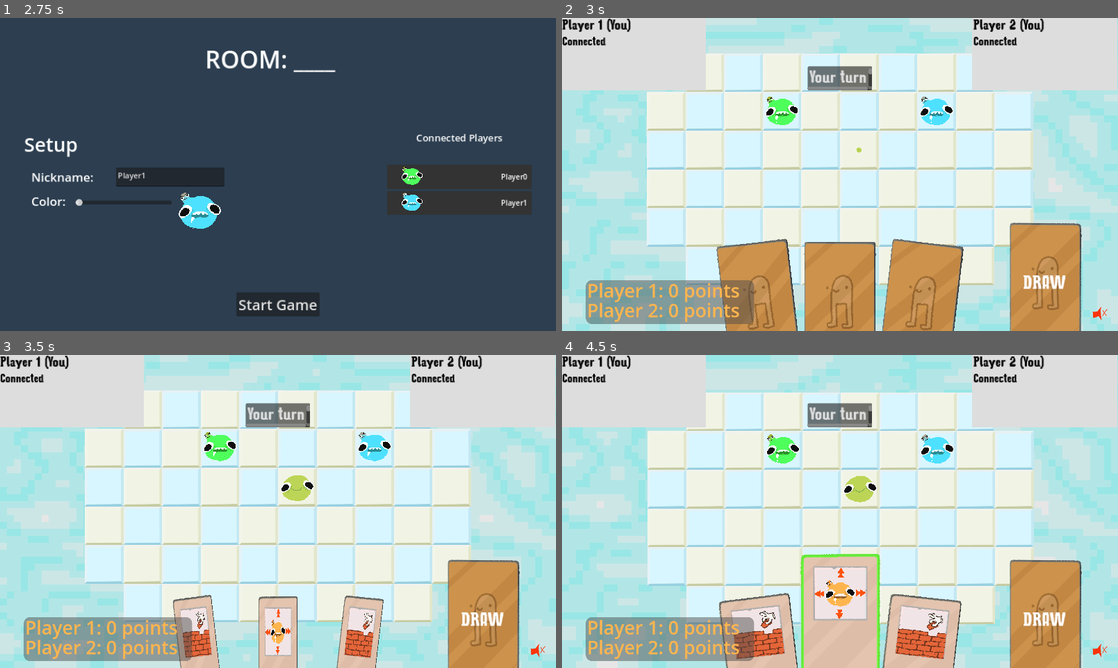
Above: before the commit, frames 1-4 (two rows, left to right).
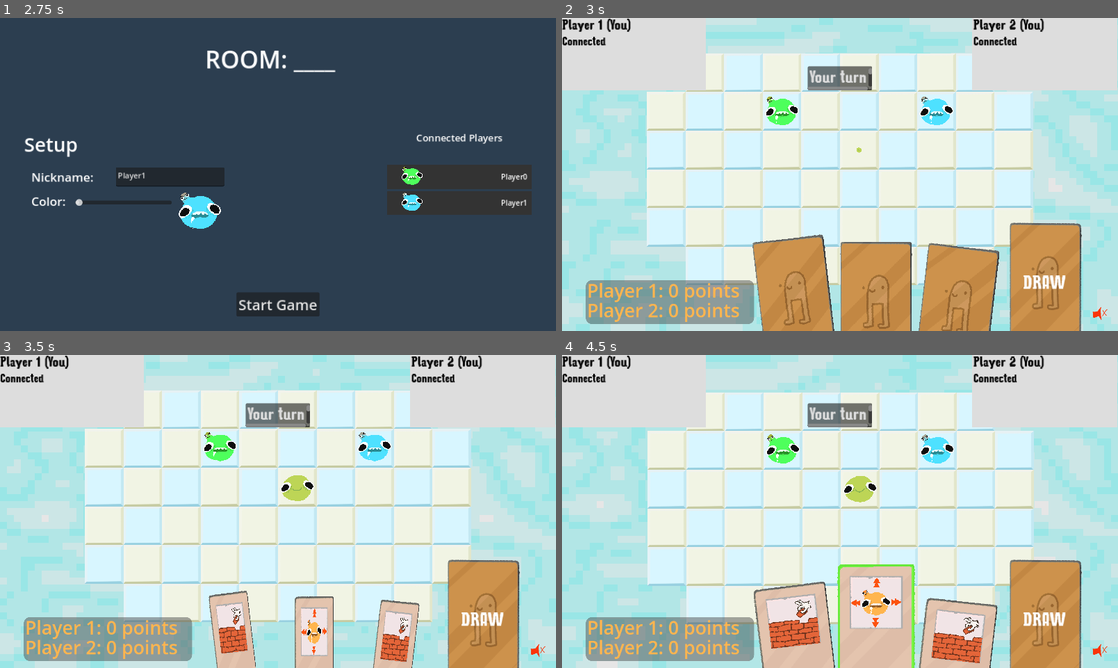
Above: after the commit, the same moments.

Repository: patator62180/GDWL_67
Game: Godot game, scene res://scenes/main/main.tscn
The game is run twice, just before and just after one commit, with the same random seed, the same clock (stepped at 60 frames per second) and the same inputs.
Inputs (mouse positions are in pixels of both pictures, inside the frame that each line leads up to):
- Up to frame 1 (2.75 s): click "[FAKE] Start as player (local)" at 0.5 s; click (322, 274) at 1.27 s; type "12" at 1.35 s; click "PLAY LOCAL" at 2 s
- Up to frame 2 (3 s): click "Start Game" at 2.75 s
- Up to frame 3 (3.5 s): no input
- Up to frame 4 (4.5 s): tap Enter (ui_accept) at 3.5 s; drag from (762, 655) to (784, 448) at 3.52 s; drag from (840, 655) to (784, 455) at 4.27 s

Frame 1 is identical in both runs. In frame 2, 7.6% of the frame differs, in the area x 27-79%, y 69-100%; in frame 3, 8.7%; in frame 4, 9.8%, in the area x 28-79%, y 63-100%.
Error before the commit: Invalid call. Nonexistent function 'can_play' in base 'Nil'. (res://scenes/background/background.gd:4)

Commit message:
Correction menu j'adore le caca miam miam miam

Diff:
--- a/scenes/background/background.gd
+++ b/scenes/background/background.gd
@@ -1,7 +1,9 @@
 extends Sprite2D
 
 func _process(delta):
-    if PlayerController.instance.can_play() and not OS.has_feature('dedicated_server'):
+    if PlayerController.instance == null:
+        material.set_shader_parameter("tint_color", Color(1,1,1,1))
+    elif  PlayerController.instance.can_play() and not OS.has_feature('dedicated_server'):
         material.set_shader_parameter("tint_color", Color(1,1,1,1))
     else:
         material.set_shader_parameter("tint_color", Color(1,0.3,0.3,1))
--- a/scenes/cards/card.tscn
+++ b/scenes/cards/card.tscn
@@ -163,10 +163,9 @@
 anchor_top = 0.5
 anchor_right = 0.5
 anchor_bottom = 0.5
-offset_left = -75.0
-offset_top = -125.002
-offset_right = 75.0
-offset_bottom = 124.999
+offset_top = 0.000152588
+offset_right = 150.0
+offset_bottom = 250.001
 grow_horizontal = 2
 grow_vertical = 2
 pivot_offset = Vector2(75, 125)
Not shown: 1 places in scenes/menus/menus.tscn that only renumber resources
